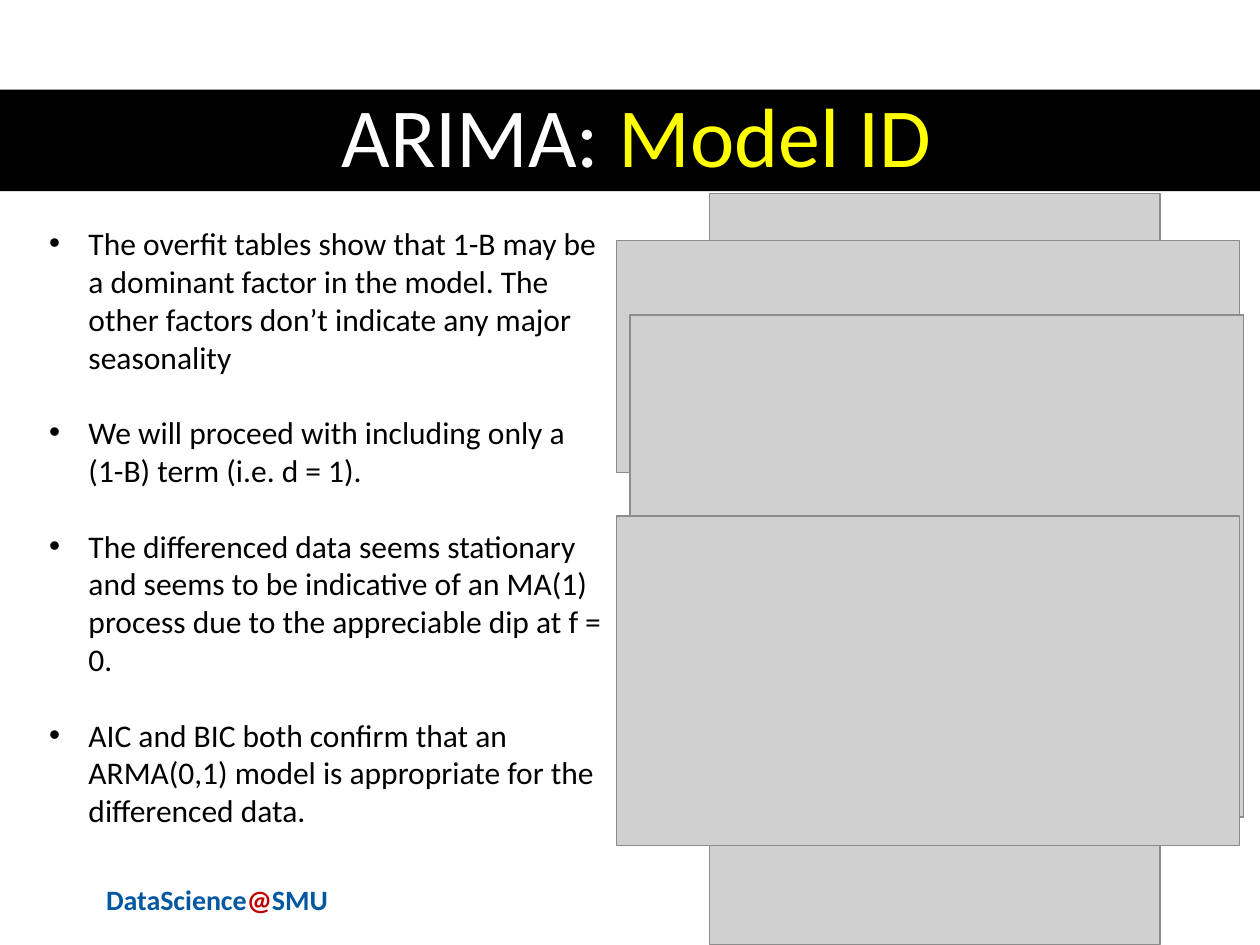
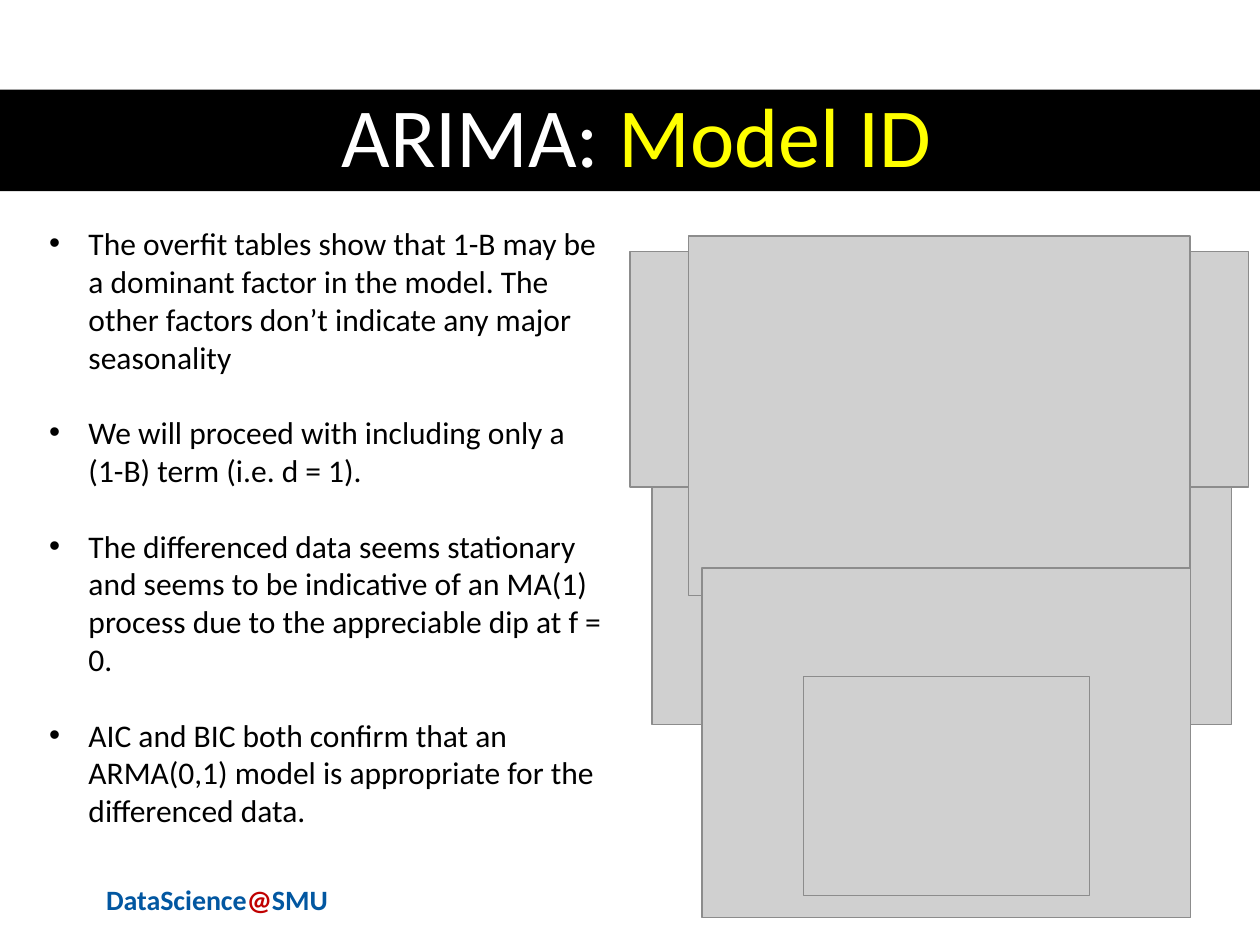
Before and after one commit to sjmiller8182/gdp_prediction, a slide deck: slide 9 of presentation/forecasting_recessions.pptx. Drawn at 1260x945 pixels with LibreOffice and Linux fonts; fonts in the diff are those of the drawing; grey boxes stand for pictures; background and template pictures are left out. Boxes give left, top, right and bottom in pixels: in the first picture for what was removed or moved away, otherwise in the second. Text is boxed around its words. In the diff, an @@ line names an element or a change of style, - is before the commit and + after.

```diff
--- a/presentation/forecasting_recessions.pptx
+++ b/presentation/forecasting_recessions.pptx
@@ picture: place and size @@
-picture at (709, 194, 1160, 562)
+picture at (689, 236, 1191, 595)
@@ picture: place and size @@
-picture at (616, 241, 1239, 472)
+picture at (630, 251, 1249, 486)
@@ picture: place and size @@
-picture at (630, 315, 1244, 816)
+picture at (653, 314, 1232, 726)
@@ picture removed at (616, 517, 1239, 845) @@
@@ picture: place and size @@
-picture at (709, 567, 1160, 944)
+picture at (702, 568, 1191, 919)
@@ picture added at (804, 677, 1090, 896) @@
```
Also in this commit, not shown: 9 other slides changed, 1 slide removed, 1 other file.
